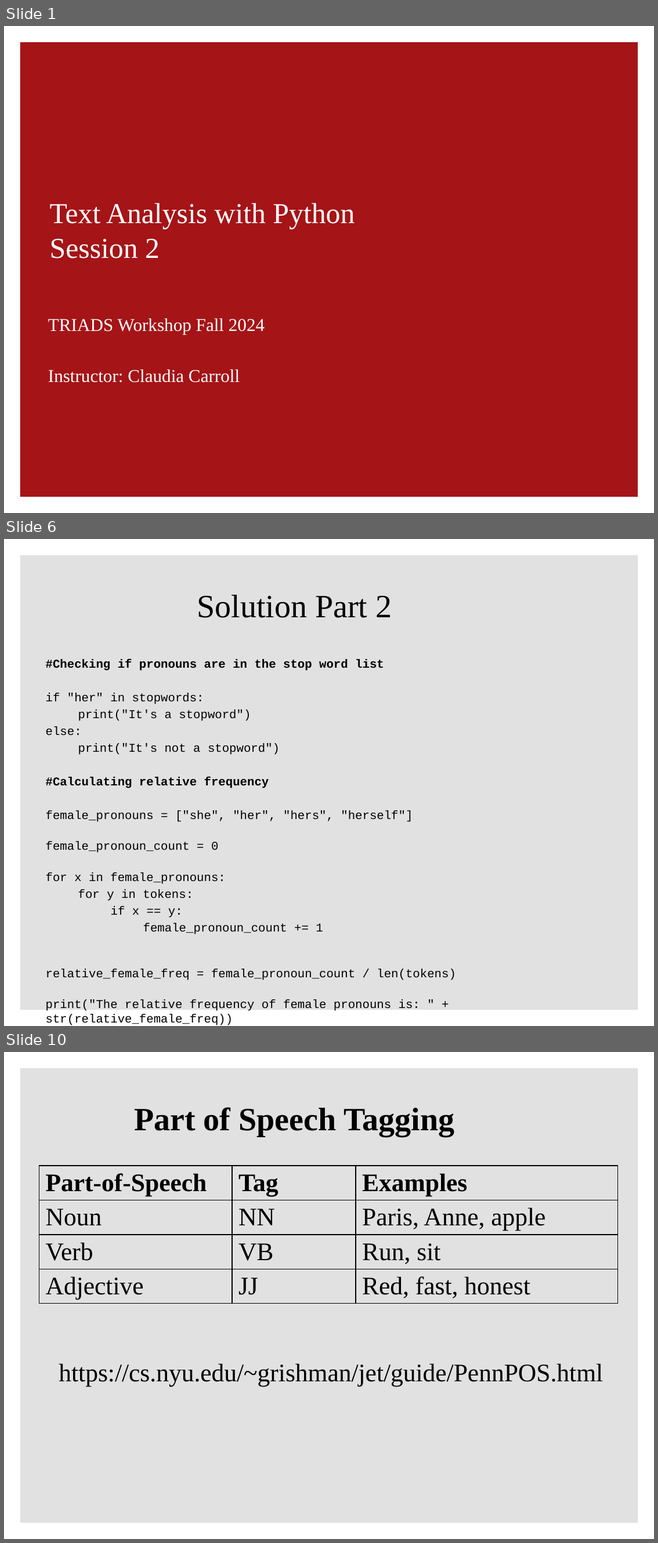
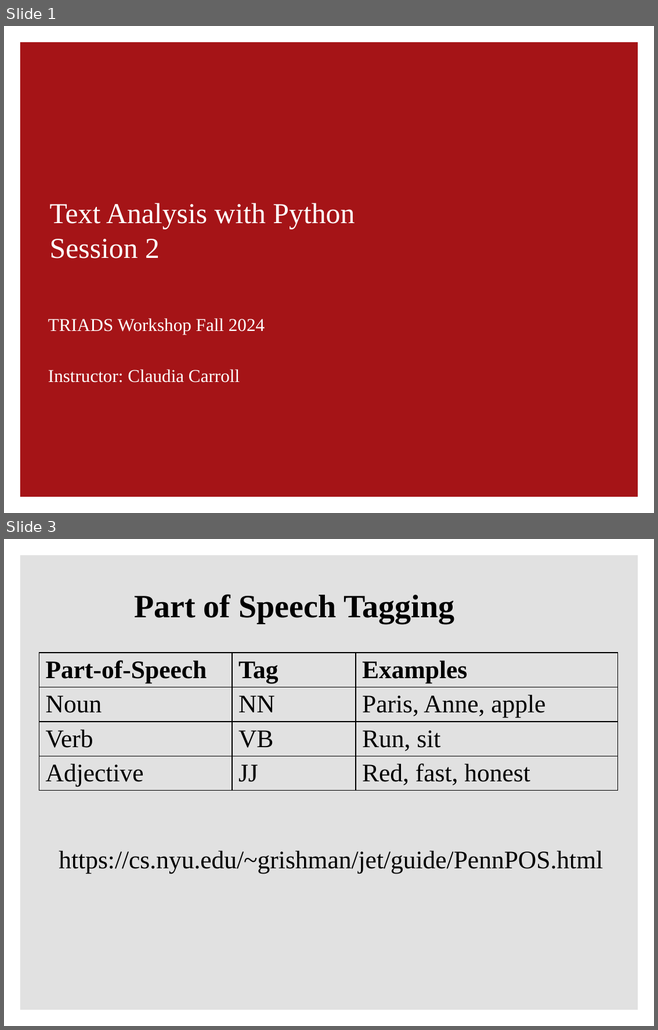
Before and after one commit to ClaudiaECarroll/intro_text_analysis, a slide deck: 2_bag_of_words/text_analysis_2.pptx. Shown one above the other, each under a label of ours: slides 1, 6 and 10 before the commit, slides 1 and 3 after it; the slides between them are not shown. The pictures are 658x1543 and 658x1030 pixels, drawn with LibreOffice and Linux fonts; fonts in the diff are those of the drawing; background and template pictures are left out. Boxes give left, top, right and bottom in pixels: in the first picture for what was removed or moved away, otherwise in the second. Text is boxed around its words. In the diff, an @@ line names an element or a change of style, - is before the commit and + after.

```diff
--- a/2_bag_of_words/text_analysis_2.pptx
+++ b/2_bag_of_words/text_analysis_2.pptx
@@ slide 6 removed at bbox=[4, 539, 654, 1026], background #FFFFFF; not listed: 1 template element that a slide beside it also shows @@
@@ title removed at bbox=[197, 595, 391, 618] @@
-Solution Part 2
@@ text removed at bbox=[46, 659, 455, 1026] @@
-#Checking if pronouns are in the stop word list
-if "her" in stopwords:
-print("It's a stopword")
-else:
-print("It's not a stopword")
-#Calculating relative frequency
-female_pronouns = ["she", "her", "hers", "herself"]
-female_pronoun_count = 0
-for x in female_pronouns:
-for y in tokens:
-if x == y:
-female_pronoun_count += 1
-relative_female_freq = female_pronoun_count / len(tokens)
-print("The relative frequency of female pronouns is: " + str(relative_female_freq))
@@ what was slide 10 is now slide 3 @@
```
Also in this commit, not shown: 2 slides changed, 2 slides added, 7 other slides removed, 6 other files.
